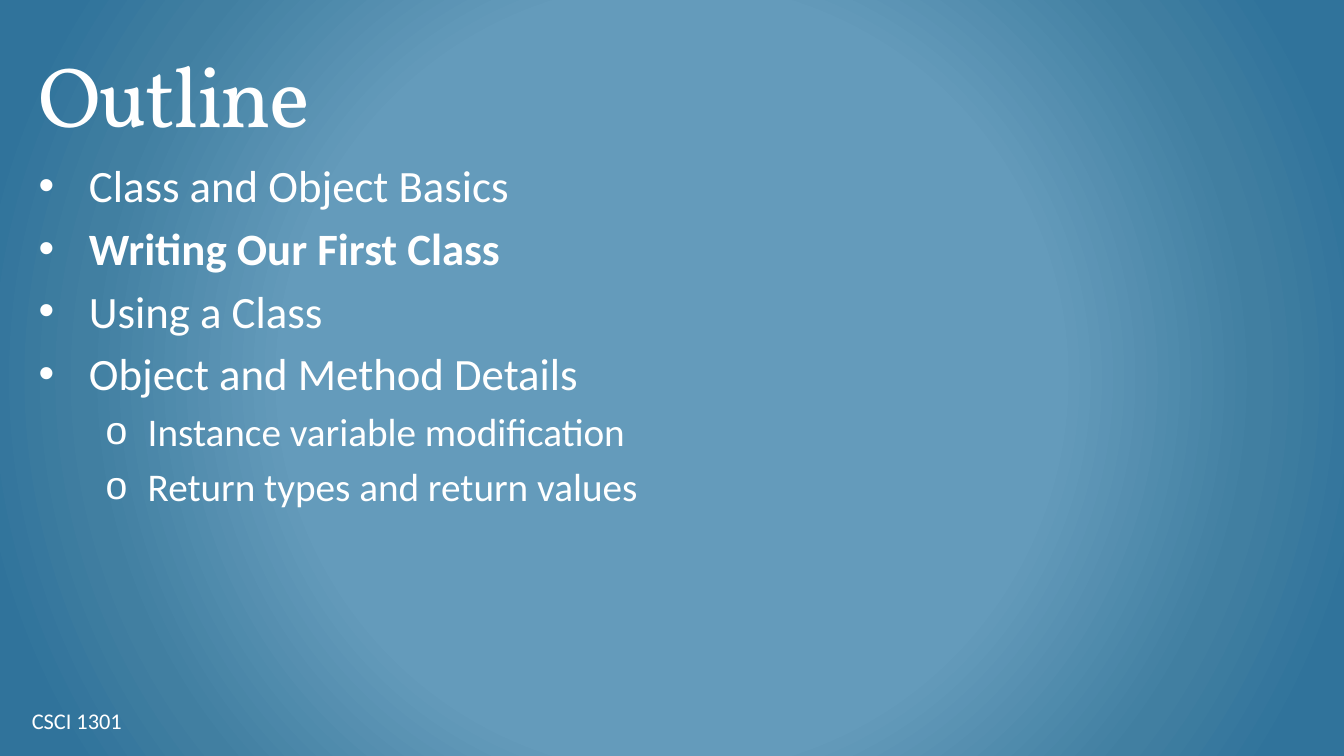
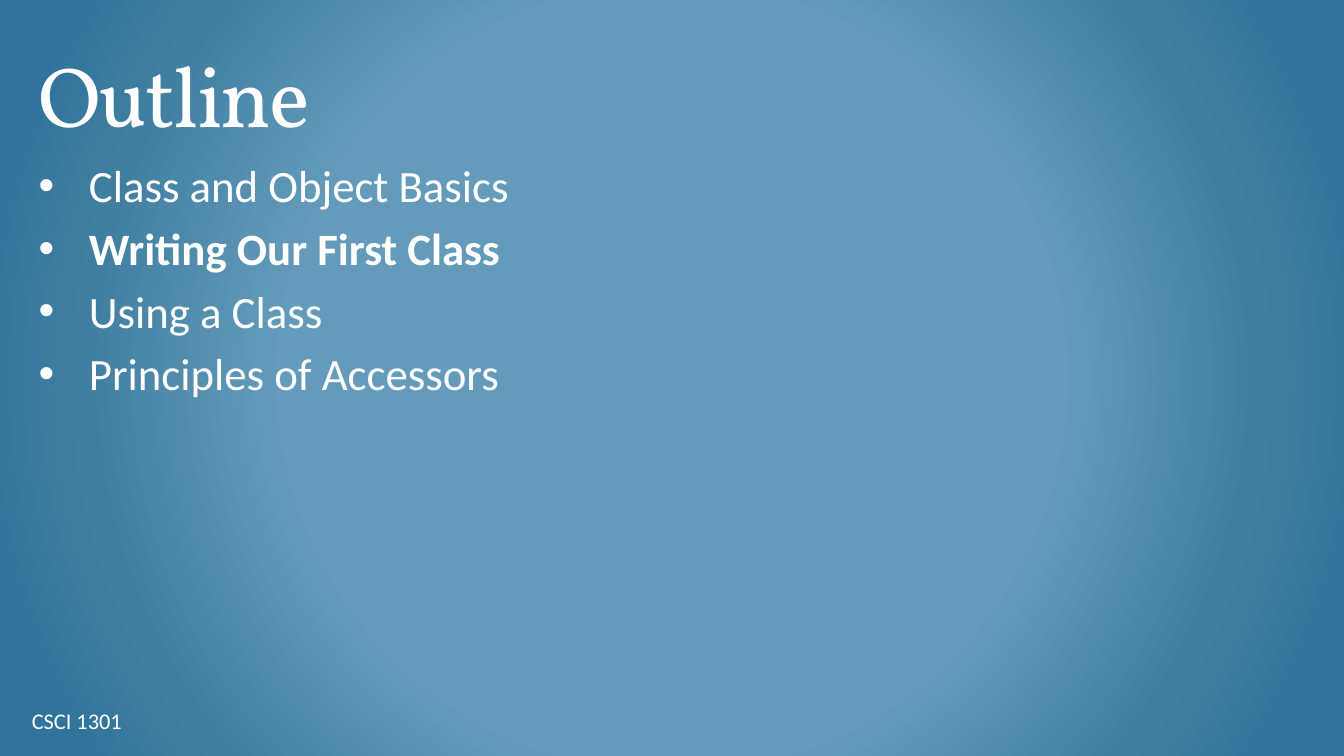
Before and after one commit to csci-1301/csci-1301.github.io, a slide deck: slide 5 of lectures/060_object_oriented_intro/Objects-Intro.pptx. Drawn at 1344x756 pixels with LibreOffice and Linux fonts; fonts in the diff are those of the drawing; background and template pictures are left out. Boxes give left, top, right and bottom in pixels: in the first picture for what was removed or moved away, otherwise in the second. Text is boxed around its words. In the diff, an @@ line names an element or a change of style, - is before the commit and + after.

Commit message:
Updated slides about classes and objects
I had to add a lot more detail to my lectures on classes and objects, so I'm updating these slides to include the new ones I created.

```diff
--- a/lectures/060_object_oriented_intro/Objects-Intro.pptx
+++ b/lectures/060_object_oriented_intro/Objects-Intro.pptx
@@ text at <box>89,359,499,397</box>: text changed; size 28 to 32 pt @@
-• Object and Method Details
-  o Instance variable modification
-  o Return types and return values
+• Principles of Accessors
```
Also in this commit, not shown: 5 other slides changed, 5 slides added, 12 other files.
